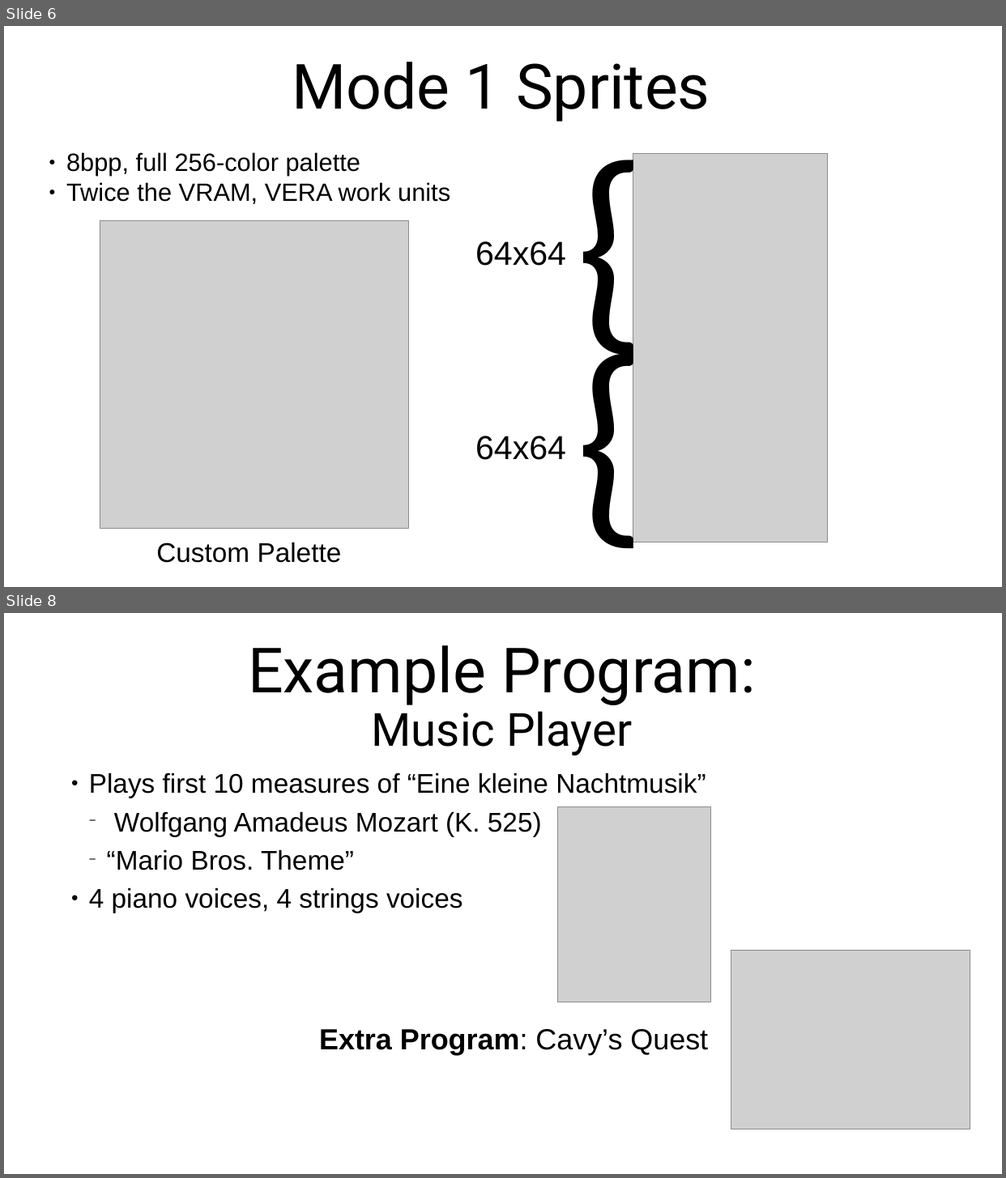
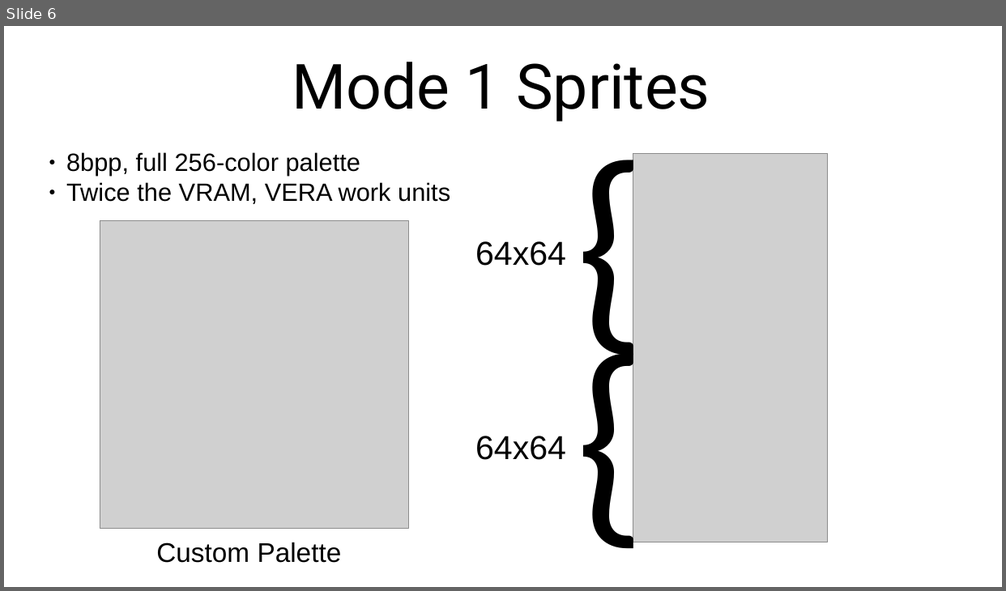
Before and after one commit to SlithyMatt/x16-assembly-tutorial, a slide deck: Lesson18/Lesson18.odp. Shown one above the other, each under a label of ours: slides 6 and 8 before the commit, slide 6 after it; the slides between them are not shown. The pictures are 1006x1178 and 1006x591 pixels, drawn with LibreOffice and Linux fonts; fonts in the diff are those of the drawing; grey boxes stand for pictures. Boxes give left, top, right and bottom in pixels: in the first picture for what was removed or moved away, otherwise in the second. Text is boxed around its words. In the diff, an @@ line names an element or a change of style, - is before the commit and + after.

```diff
--- a/Lesson18/Lesson18.odp
+++ b/Lesson18/Lesson18.odp
@@ slide 8 removed at [4, 613, 1002, 1174], background #FFFFFF @@
@@ title removed at [248, 645, 756, 756] @@
-Example Program:
-Music Player
@@ text removed at [89, 773, 705, 914] @@
-● Plays first 10 measures of “Eine kleine Nachtmusik”
-  − Wolfgang Amadeus Mozart (K. 525)
-  − “Mario Bros. Theme”
-● 4 piano voices, 4 strings voices
@@ picture removed at [558, 807, 710, 1003] @@
@@ picture removed at [731, 951, 970, 1130] @@
@@ text removed at [319, 1029, 708, 1055] @@
-Extra Program: Cavy’s Quest
```
Also in this commit, not shown: 2 slides changed, 3 slides added.
